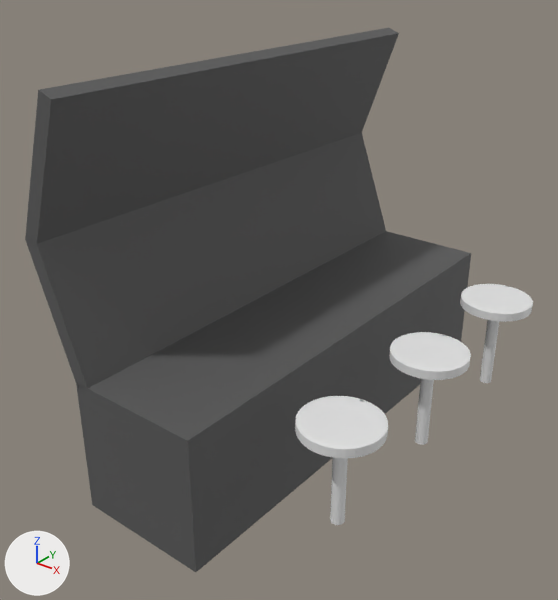
The FBX model Assets/TerminalAndChairs.fbx as it was, and as the next commit left it.
Before and after are seen from a camera (50 mm lens) standing at (4.42, -5.99, 4.74) and looking at (0.01, -0.48, 1.32). Every picture has the same lights, and +X, +Y and +Z are marked at lower left. Where no turn or scale is listed for an object, it has been applied to the vertices.
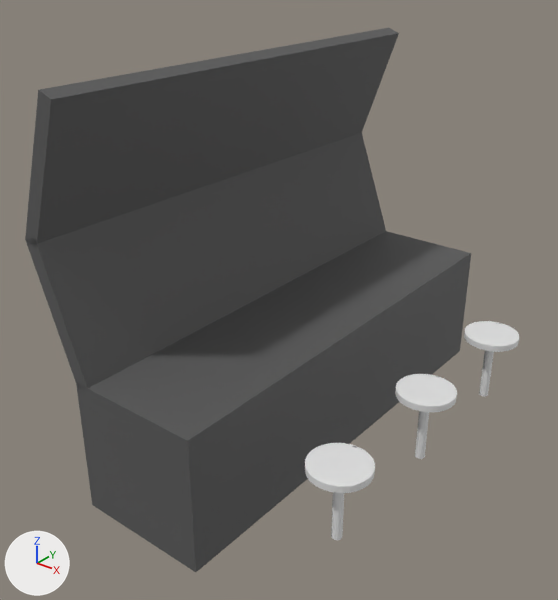
Location of each change, [x1, y1, x2, y2] in pixels of the pictures (558 x 600 px):
'Cylinder.003', moved, rescaled (24% narrower, 20% shorter)
    before: [295, 396, 388, 459]
    after: [305, 443, 375, 493]
'Cylinder.001', moved, rescaled (24% narrower, 20% shorter)
    before: [389, 332, 471, 380]
    after: [395, 374, 457, 412]
'Cylinder.005', moved, rescaled (24% narrower, 18% shorter)
    before: [460, 284, 533, 322]
    after: [464, 321, 519, 352]
'Cylinder.002', moved, rescaled (26% narrower, 28% shorter)
    before: [330, 458, 348, 525]
    after: [331, 492, 344, 540]
'Cylinder', moved, rescaled (25% narrower, 27% shorter)
    before: [415, 379, 434, 445]
    after: [415, 411, 429, 459]
'Cylinder.004', moved, rescaled (20% narrower, 25% shorter)
    before: [480, 320, 499, 383]
    after: [479, 350, 494, 397]

Diff of the bpy script that builds the scene:
```diff
--- a/Assets/TerminalAndChairs.fbx.py
+++ b/Assets/TerminalAndChairs.fbx.py
@@ ob_cylinder_002 @@
 ob_cylinder_002 = bpy.data.objects.new('Cylinder.002', me_cylinder_002)
-ob_cylinder_002.location = (1.49, -1.5, 0.51)
+ob_cylinder_002.location = (1.49, -1.5, 0.2)
 ob_cylinder_002.rotation_euler = (0.0, 0.0, -3.142)  # degrees (0, 0, -180)
-ob_cylinder_002.scale = (0.064, 0.0644, 0.522)
+ob_cylinder_002.scale = (0.05, 0.05, 0.4)
@@ ob_cylinder @@
 ob_cylinder = bpy.data.objects.new('Cylinder', me_cylinder)
-ob_cylinder.location = (1.49, 0.0, 0.51)
+ob_cylinder.location = (1.49, 0.0, 0.2)
 ob_cylinder.rotation_euler = (0.0, 0.0, -3.142)  # degrees (0, 0, -180)
-ob_cylinder.scale = (0.064, 0.0644, 0.522)
+ob_cylinder.scale = (0.05, 0.05, 0.4)
@@ ob_cylinder_004 @@
 ob_cylinder_004 = bpy.data.objects.new('Cylinder.004', me_cylinder_004)
-ob_cylinder_004.location = (1.49, 1.5, 0.51)
+ob_cylinder_004.location = (1.49, 1.5, 0.2)
 ob_cylinder_004.rotation_euler = (0.0, 0.0, -3.142)  # degrees (0, 0, -180)
-ob_cylinder_004.scale = (0.064, 0.0644, 0.522)
+ob_cylinder_004.scale = (0.05, 0.05, 0.4)
```
